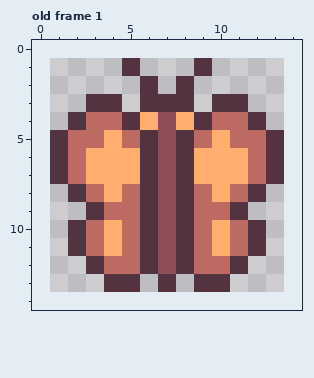
Pixel-art file: ChampJam/Assets/Sprites/butterfly1.aseprite. The first picture shows the starting point.
13x13 pixels, 1 frame. Shown: old frame 1. The old version is drawn lined up with the new one, on the new canvas. The commit also changed other frames, which this record leaves out.
Once edited:
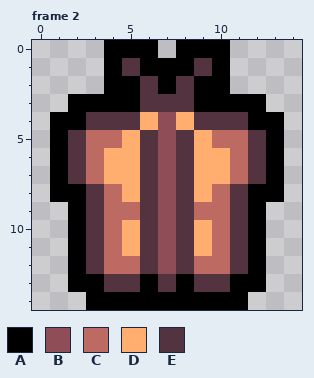
Palette (. is transparent): A #000000  B #8f4d57  C #bd6a62  D #ffae70  E #52333f
A new or re-ordered frame is compared with the old frame closest to it.
Message: imported butterfly sprite sheet and chopped that shit up
Changes in this commit:
canvas 13x13 -> 15x15, the old top-left corner now at 1,1
frames 1 -> 2
Frame 2 is new; against old frame 1:
The edit adds colour A in row 0 at x 4 to 6 and 8 to 10; in row 1 at x 4, 6 to 8 and 10; in row 2 at x 4 to 5, 7 and 9 to 10; in row 3 at x 2, 5, 9 and 12; in row 4 at x 1 and 13; in row 8 at x 1 and 13.
The edit adds colour A in row 9 at x 2 and 12; in row 12 at x 2 and 12; in row 13 at x 2 to 3, 6, 8 and 11 to 12; in row 14 at x 3 to 11.
Colour E gives way to colour A in row 3 at x 3 to 4 and 10 to 11; in row 4 at x 2 and 12; in rows 5 to 7 at x 1 and 13; in row 8 at x 2 and 12; in rows 10 to 11 at x 2 and 12.
Colour D gives way to colour C in row 5 at x 4 and 10; in rows 6 to 7 at x 3 and 11; in row 8 at x 4 and 10; in rows 10 to 11 at x 4 and 10.
Colour C gives way to colour D in row 5 at x 5 and 9; in row 8 at x 5 and 9; in rows 10 to 11 at x 5 and 9.
Colour C gives way to colour E in row 4 at x 3 to 4 and 10 to 11; in rows 5 to 7 at x 2 and 12; in row 8 at x 3 and 11; in rows 10 to 11 at x 3 and 11.
